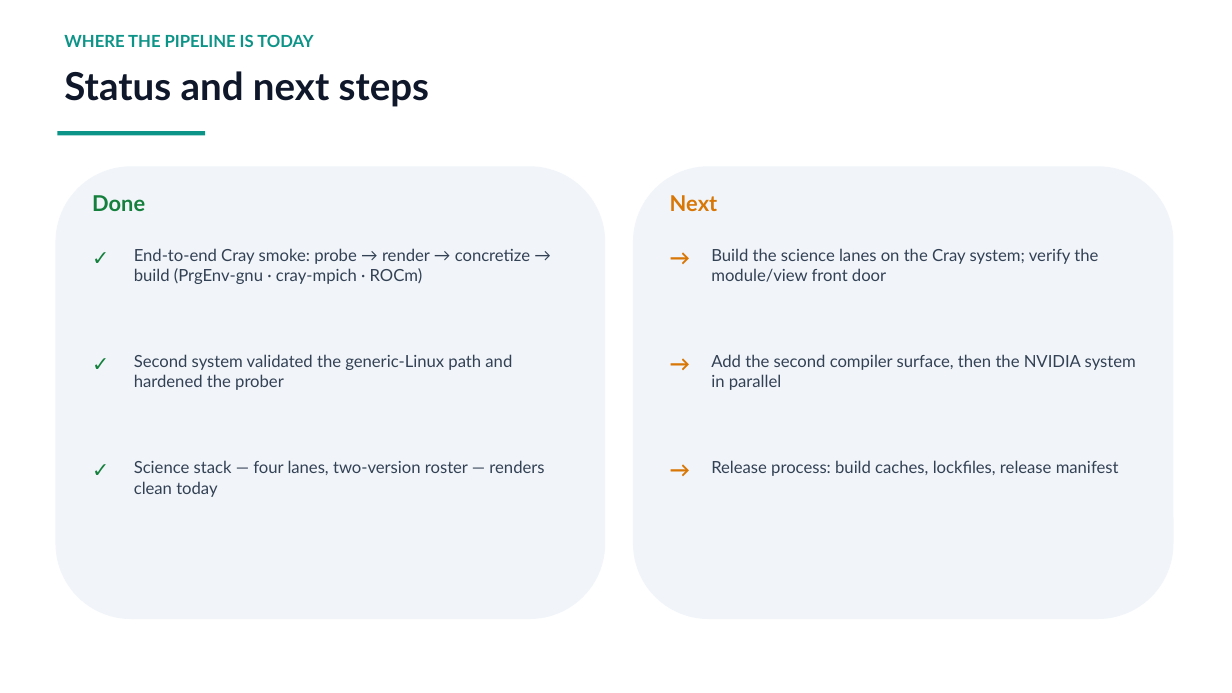
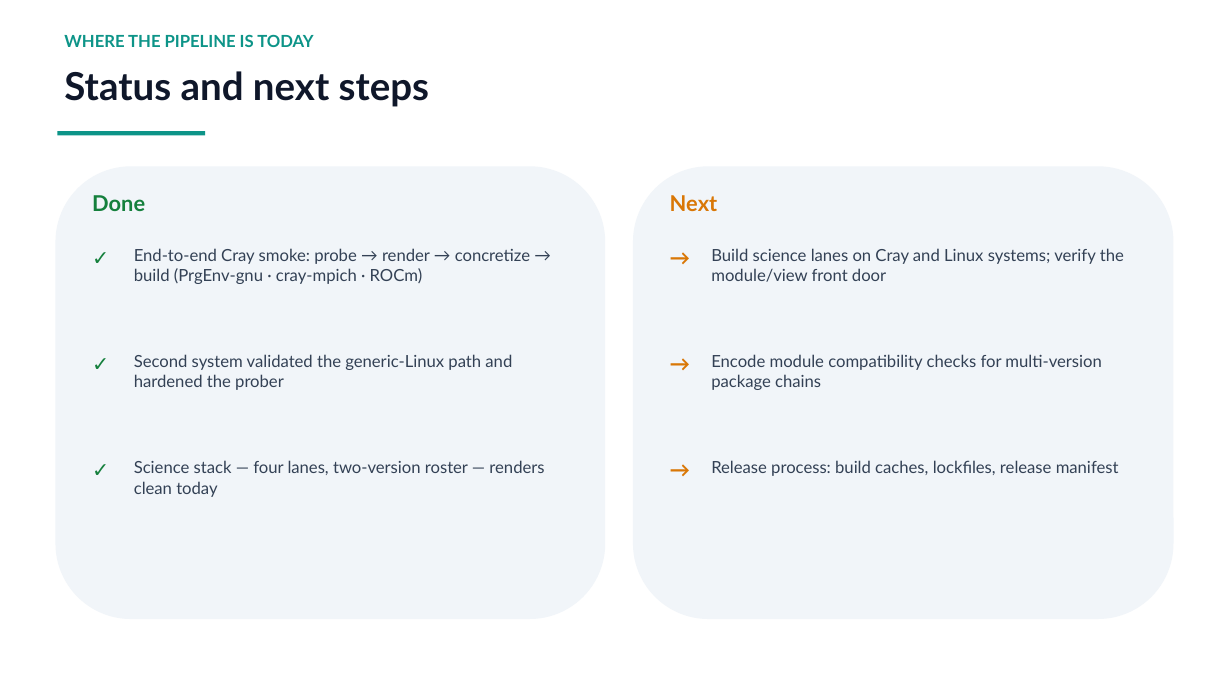
Before and after one commit to ray12514/stack-planning, a slide deck: slide 8 of presentations/cse_lanes_model.pptx. Drawn at 1232x693 pixels with LibreOffice and Linux fonts; fonts in the diff are those of the drawing. Boxes give left, top, right and bottom in pixels: in the first picture for what was removed or moved away, otherwise in the second. Text is boxed around its words. In the diff, an @@ line names an element or a change of style, - is before the commit and + after.

Commit message:
Document lane exposure and module compatibility policy

```diff
--- a/presentations/cse_lanes_model.pptx
+++ b/presentations/cse_lanes_model.pptx
@@ text at <box>711,248,1124,282</box>: text changed @@
-Build the science lanes on the Cray system; verify the module/view front door
+Build science lanes on Cray and Linux systems; verify the module/view front door
@@ text at <box>711,354,1101,390</box>: text changed @@
-Add the second compiler surface, then the NVIDIA system in parallel
+Encode module compatibility checks for multi-version package chains
```
Also in this commit, not shown: 4 other slides changed, 5 other files.
